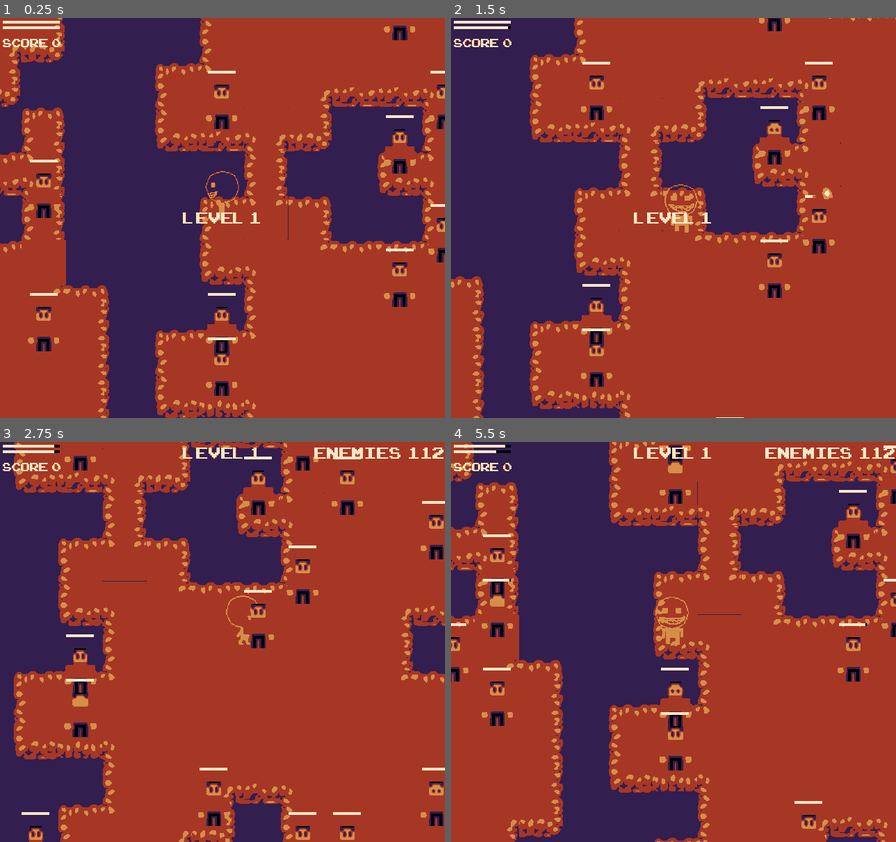
Above: before the commit, frames 1-4 (two rows, left to right).
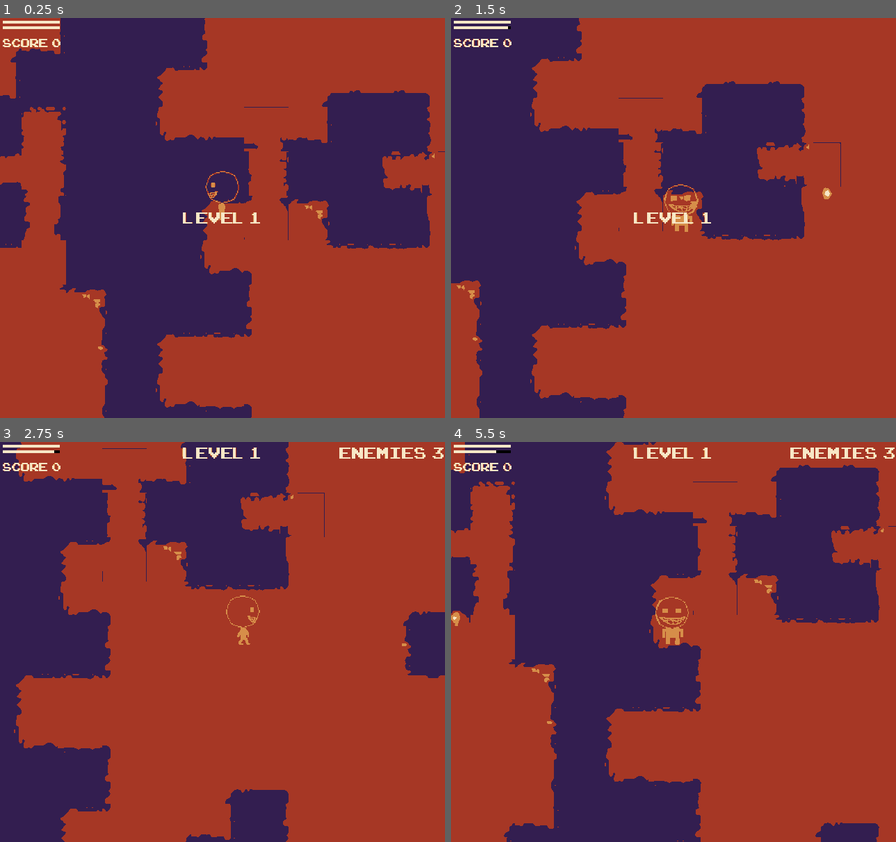
Above: after the commit, the same moments.

Repository: Mithul/GBJAM7
Game: Godot game, scene res://Main.tscn
The game is run twice, just before and just after one commit, with the same random seed, the same clock (stepped at 60 frames per second) and the same inputs.
Inputs:
- Up to frame 1 (0.25 s): no input
- Up to frame 2 (1.5 s): tap Enter at 0.5 s; hold Right (ui_right) 0.53-1.28 s; tap Space (ui_select) at 0.77 s; hold Down (ui_down) from 1.28 s (still down)
- Up to frame 3 (2.75 s): tap Space (ui_select) at 1.52 s; release Down (ui_down) at 2.03 s; hold Right (ui_right) from 2.03 s (still down)
- Up to frame 4 (5.5 s): release Right (ui_right) at 2.78 s; hold Up (ui_up) 2.78-3.53 s; tap Space (ui_select) at 3.02, 3.77, 4.52 s; hold Left (ui_left) 3.53-5.03 s; hold Down (ui_down) from 5.03 s (still down)

The runs differ from the first frame. In frame 1, 11% of the frame differs, in the area x 0-100%, y 0-100%; in frame 2, 9.1%; in frame 3, 11%; in frame 4, 13%.

Commit message:
Added custom tilset. Fix #3

Diff:
--- a/Stage.gd
+++ b/Stage.gd
@@ -9,7 +9,7 @@
 
 onready var tilemap = $Map/TileMap
 
-export var level = 20
+export var level = 1
 export var enemy : PackedScene
 
 var num_enemies = 0
Binary file changed: assets/stage/tiles.png
Binary file added: assets/stage/tiles_orig.png
Not shown, added: assets/stage/tiles.kra
